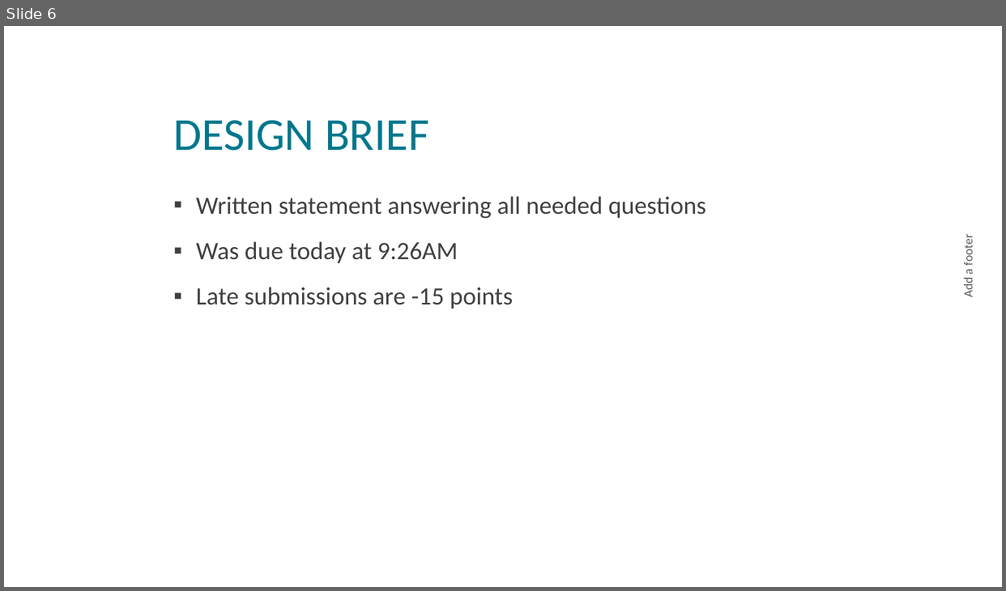
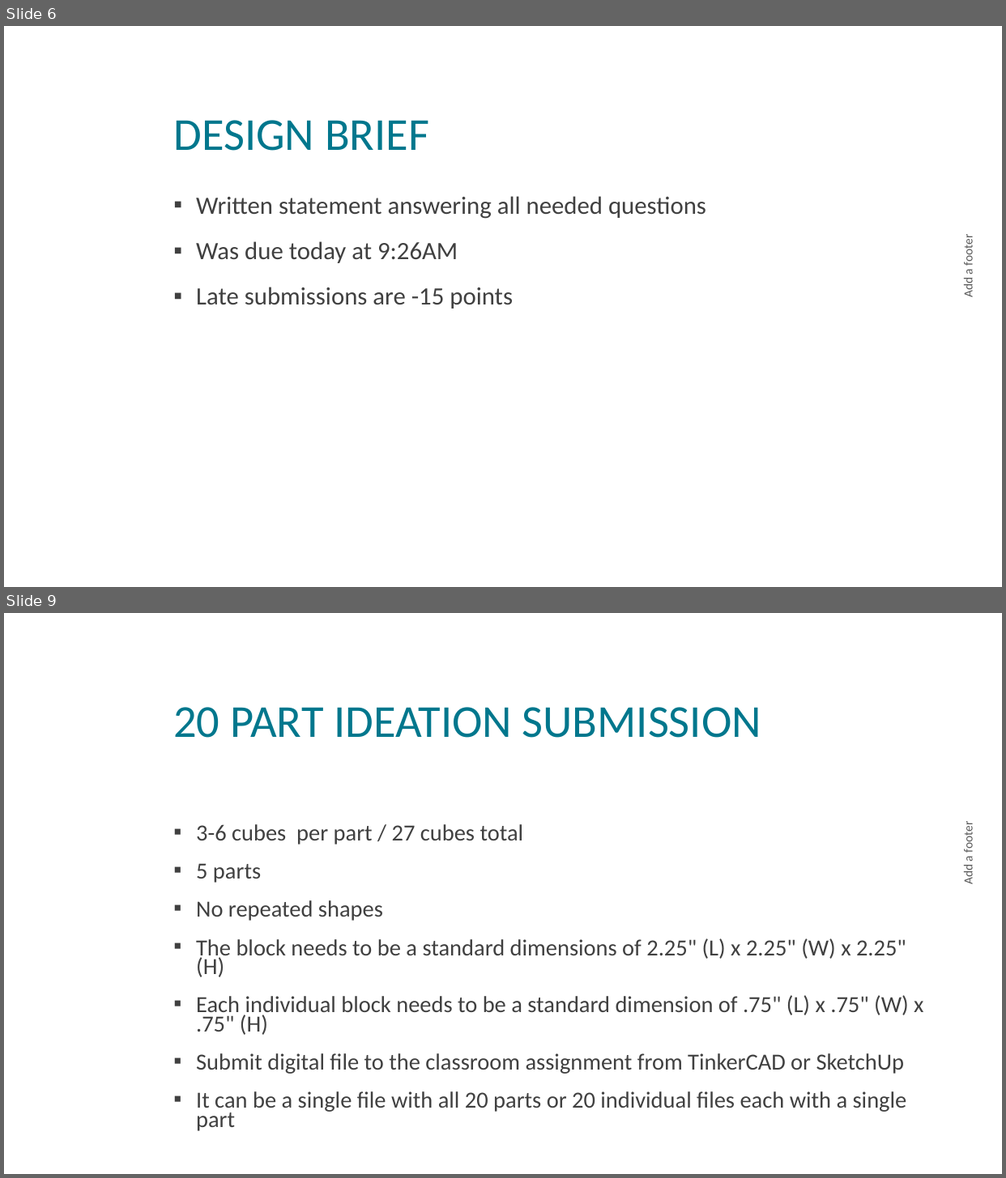
Before and after one commit to nickvertucci/Technology-Education-Curriculum, a slide deck: High School/Design and Drawing for Production/Unit 10 - Puzzle Cube Design Challenge/Section 1 - The Puzzle Cube Design Challenge/Assets/Unit10S1 - Puzzle Cube Design Challenge.pptx. Shown one above the other, each under a label of ours: slide 6 before the commit, slides 6 and 9 after it; the slides between them are not shown. The pictures are 1006x591 and 1006x1178 pixels, drawn with LibreOffice and Linux fonts; fonts in the diff are those of the drawing; background and template pictures are left out. Boxes give left, top, right and bottom in pixels: in the first picture for what was removed or moved away, otherwise in the second. Text is boxed around its words. In the diff, an @@ line names an element or a change of style, - is before the commit and + after.

```diff
--- a/High School/Design and Drawing for Production/Unit 10 - Puzzle Cube Design Challenge/Section 1 - The Puzzle Cube Design Challenge/Assets/Unit10S1 - Puzzle Cube Design Challenge.pptx
+++ b/High School/Design and Drawing for Production/Unit 10 - Puzzle Cube Design Challenge/Section 1 - The Puzzle Cube Design Challenge/Assets/Unit10S1 - Puzzle Cube Design Challenge.pptx
@@ slide 9 added at (x1=4, y1=613, x2=1002, y2=1174), background picture (left out) @@
@@ title added at (x1=173, y1=707, x2=761, y2=738), 44 pt, text #00778D @@
+20 PART IDEATION SUBMISSION
@@ text added at (x1=196, y1=824, x2=923, y2=1131), 22.2 pt, text #404040 @@
+▪ 3-6 cubes per part / 27 cubes total
+▪ 5 parts
+▪ No repeated shapes
+▪ The block needs to be a standard dimensions of 2.25" (L) x 2.25" (W) x 2.25" (H)
+▪ Each individual block needs to be a standard dimension of .75" (L) x .75" (W) x .75" (H)
+▪ Submit digital file to the classroom assignment from TinkerCAD or SketchUp
+▪ It can be a single file with all 20 parts or 20 individual files each with a single part
@@ text added at (x1=961, y1=826, x2=976, y2=884), 12 pt, text #595959 @@
+Add a footer
```
Also in this commit, not shown: 1 slide changed, 1 other slide added, 34 other files.
